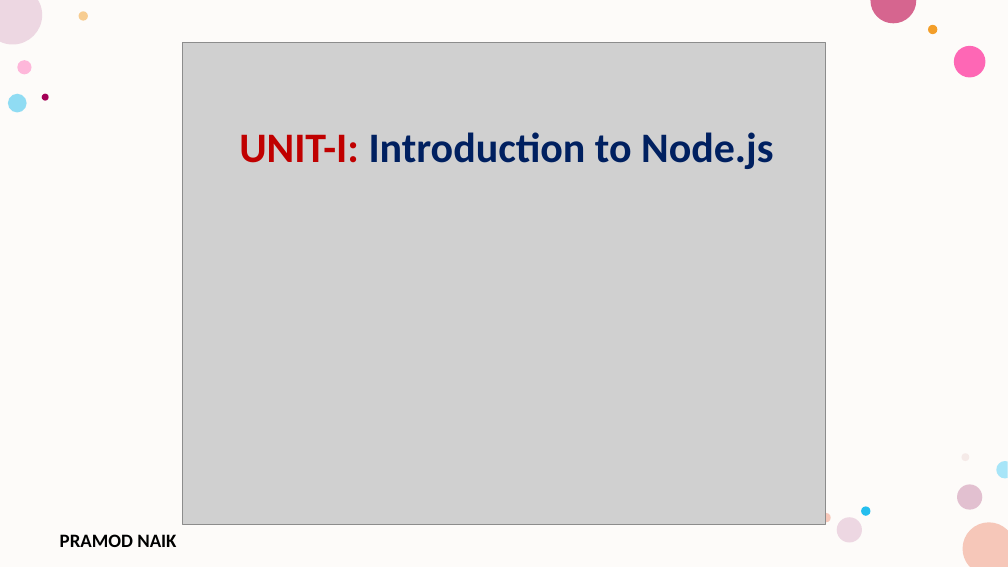
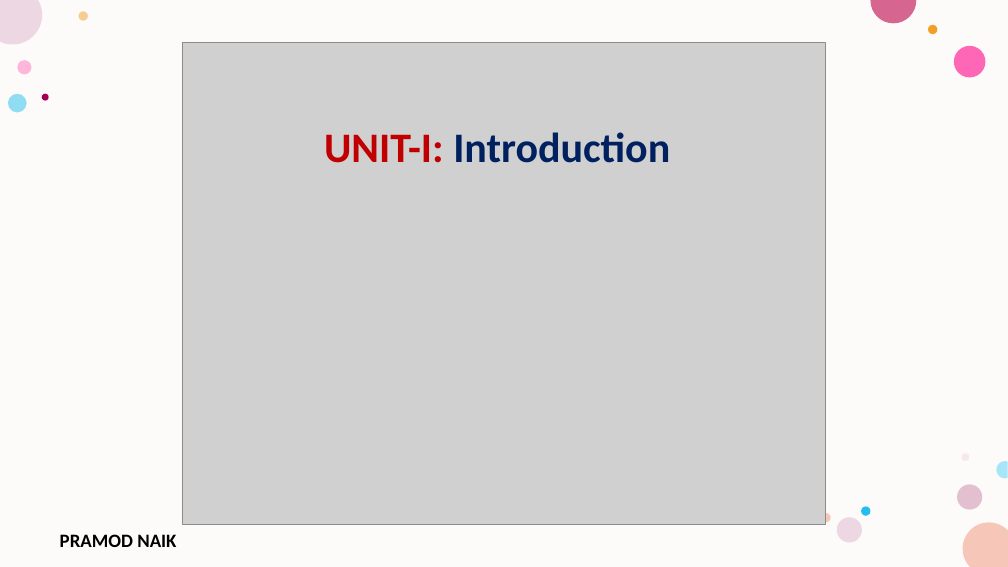
Before and after one commit to PRAMOD-VISHNU-NAIK/MCA-3rd-Sem-Srinivas-College, a slide deck: slide 57 of Theory CLass Notes/Module-1.pptx. Drawn at 1008x567 pixels with LibreOffice and Linux fonts; fonts in the diff are those of the drawing; grey boxes stand for pictures; background and template pictures are left out. Boxes give left, top, right and bottom in pixels: in the first picture for what was removed or moved away, otherwise in the second. Text is boxed around its words. In the diff, an @@ line names an element or a change of style, - is before the commit and + after.

Commit message:
Changed PPT

```diff
--- a/Theory CLass Notes/Module-1.pptx
+++ b/Theory CLass Notes/Module-1.pptx
@@ text at (324, 132, 670, 163): text changed @@
-UNIT-I: Introduction to Node.js
+UNIT-I: Introduction
```
Also in this commit, not shown: 1 other slide changed, 1 other file.
